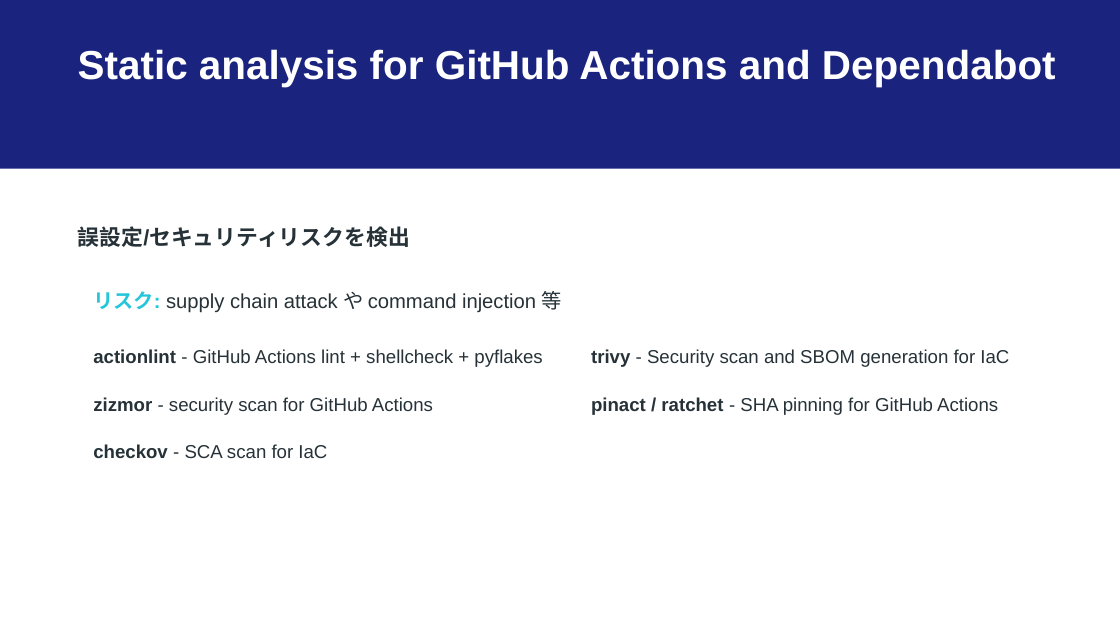
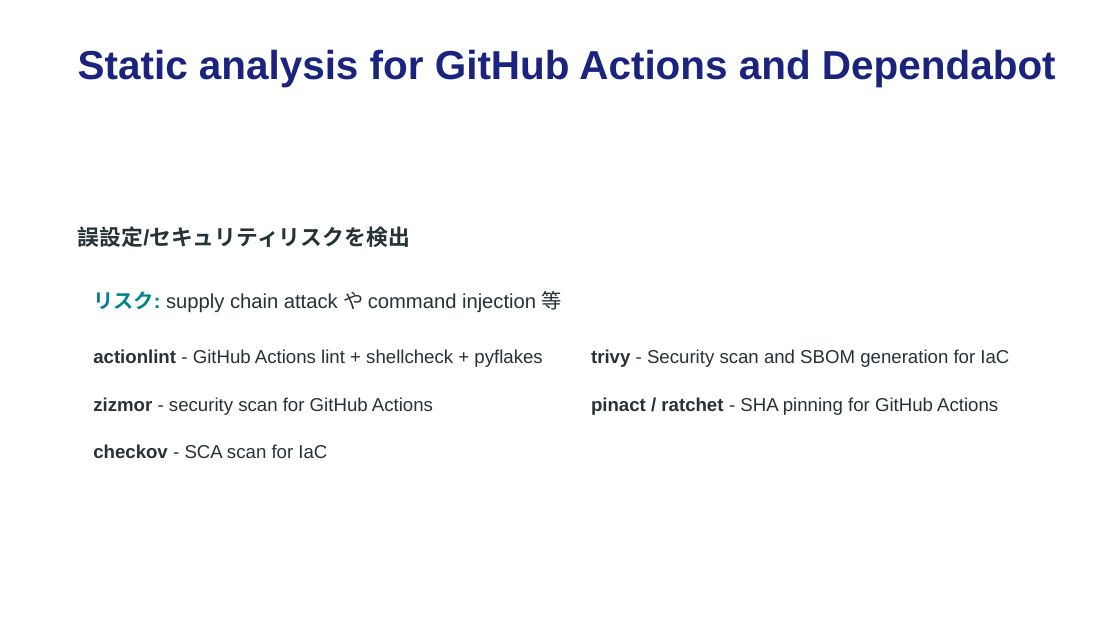
Before and after one commit to dceoy/text-to-slides-lab, a slide deck: slide 9 of workspace/github-actions-copilot.pptx. Drawn at 1120x630 pixels with LibreOffice and Linux fonts; fonts in the diff are those of the drawing. Boxes give left, top, right and bottom in pixels: in the first picture for what was removed or moved away, otherwise in the second. Text is boxed around its words. In the diff, an @@ line names an element or a change of style, - is before the commit and + after.

```diff
--- a/workspace/github-actions-copilot.pptx
+++ b/workspace/github-actions-copilot.pptx
@@ rectangle removed at (x1=0, y1=0, x2=1120, y2=169) @@
@@ text "Static analysis for GitHub Actions ..." at (x1=78, y1=49, x2=1056, y2=87): text colour #FFFFFF to #1A237E @@
@@ text "リスク: supply chain attack や ..." at (x1=93, y1=291, x2=562, y2=313): text colour #26C6DA to #00838F in "リスク:" @@
```
Also in this commit, not shown: 13 other slides changed, 16 other files.
